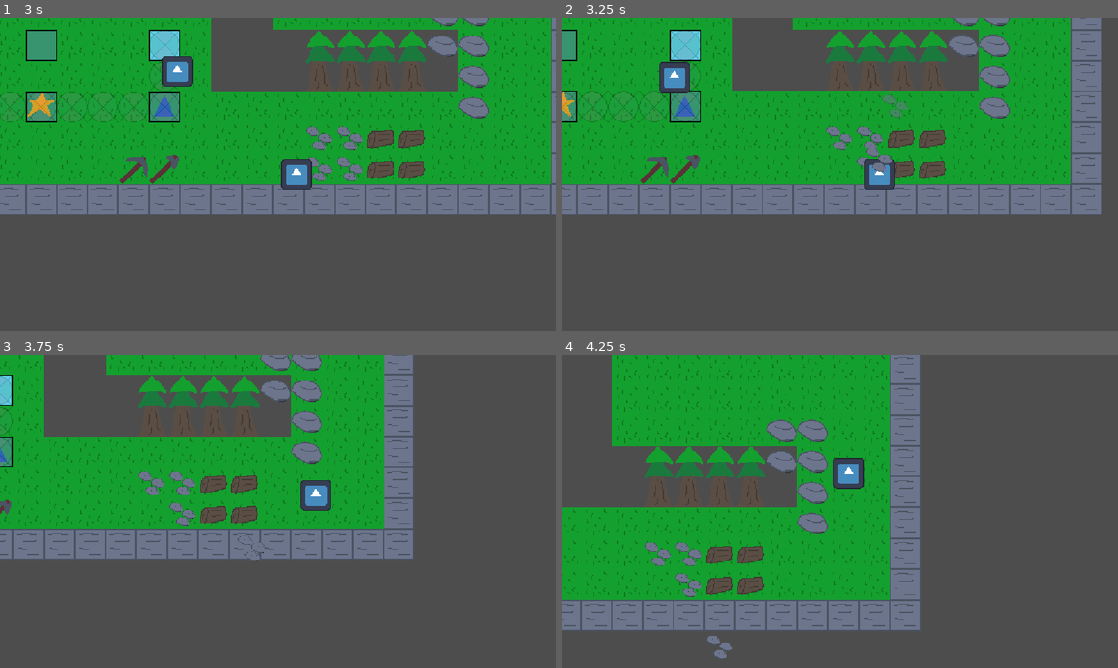
Above: before the commit, frames 1-4 (two rows, left to right).
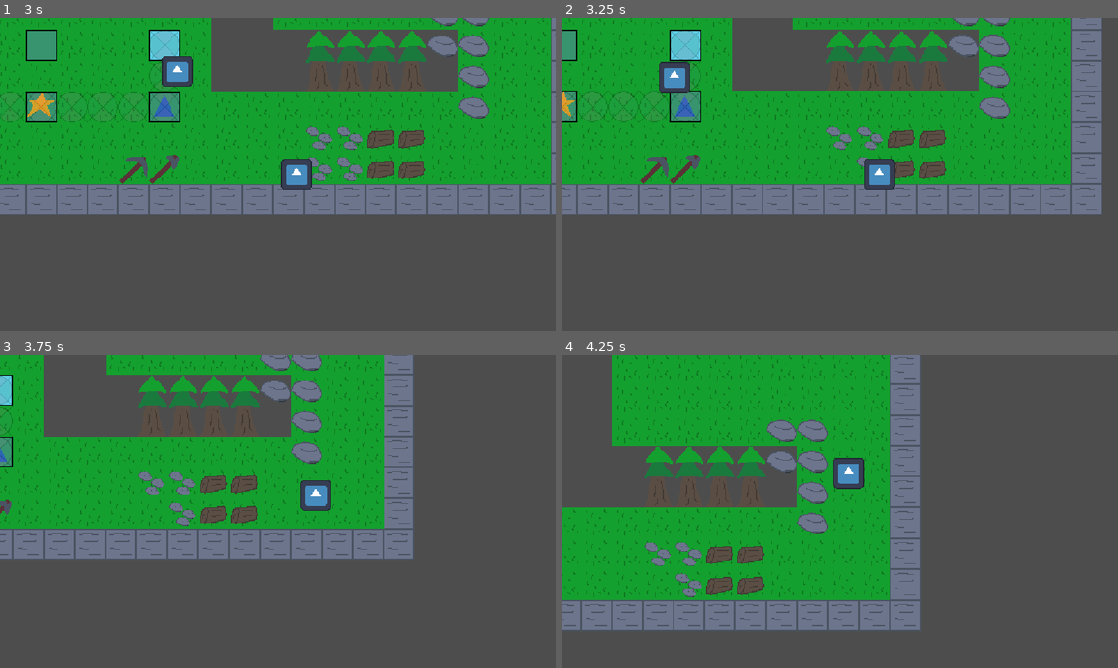
Above: after the commit, the same moments.

Repository: Deeeeelan/serious-game
Game: Godot game, scene res://scenes/title_screen.tscn
Two runs of this game, one before a commit and one after it. Both use one fixed random seed, a clock stepped at 60 frames per second and the inputs below. The engine's default icon, where the game draws it, is replaced by a stand-in: a white triangle on a blue panel in a dark square.
Inputs (mouse positions are in pixels of both pictures, inside the frame that each line leads up to):
- Up to frame 1 (3 s): click "Start" at 0.5 s; tap Enter at 1.25 s; move the mouse to (400, 158) at 1.27 s; hold D (right) 1.28-2.03 s; hold Q (drop) 1.28-2.03 s; click (400, 158) at 1.42 s; tap Space (interact) at 1.55, 2.1 s; move the mouse to (166, 190) at 2.02 s; hold S (down) 2.03-2.78 s; tap Q (drop) at 2.3 s; move the mouse to (333, 105) at 2.77 s; hold D (right) from 2.78 s (still down); hold Q (drop) from 2.78 s (still down)
- Up to frame 2 (3.25 s): keep holding D (right); keep holding Q (drop); tap Space (interact) at 3.05 s
- Up to frame 3 (3.75 s): move the mouse to (250, 574) at 3.52 s; release D (right) at 3.53 s; release Q (drop) at 3.53 s; hold W (up) from 3.53 s (still down); tap Space (interact) at 3.6 s; click (250, 574) at 3.67 s
- Up to frame 4 (4.25 s): keep holding W (up); tap Q (drop) at 3.8 s

Frame 1 is identical in both runs. In frame 2, 0.3% of the frame differs, in the area x 54-63%, y 24-50%; in frame 3, less than 0.1%; in frame 4, 0.1%.

Commit message:
Add resource collection

Diff:
--- a/project.godot
+++ b/project.godot
@@ -22,6 +22,7 @@
 [autoload]
 
 GameRecipes="*uid://chqhld841hk4g"
+GameStats="*uid://vwgmg8r4a6qb"
 
 [display]
 
--- a/scripts/player_movement.gd
+++ b/scripts/player_movement.gd
@@ -50,15 +50,21 @@
 # Attempt to carry the tile at pos
 func carry_at_pos(tm: TileMapLayer, pos: Vector2i):
 	if current_tm.get_cell_source_id(pos) != -1:
-		carrying = true
-		carrying_data = {
-			atcoords = current_tm.get_cell_atlas_coords(pos),
-			sid = current_tm.get_cell_source_id(pos),
-			altid = current_tm.get_cell_alternative_tile(pos)
-		}
-		var img = cell_pos_to_texture(tm, pos)
-		$Holding.texture = img
-		$Aim.texture = img
+		var altcoords = current_tm.get_cell_atlas_coords(pos)
+		if altcoords == Vector2i(1, 3):
+			GameStats.stone += 1
+		elif altcoords == Vector2i(1, 4):
+			GameStats.wood += 1
+		else:
+			carrying = true
+			carrying_data = {
+				atcoords = current_tm.get_cell_atlas_coords(pos),
+				sid = current_tm.get_cell_source_id(pos),
+				altid = current_tm.get_cell_alternative_tile(pos)
+			}
+			var img = cell_pos_to_texture(tm, pos)
+			$Holding.texture = img
+			$Aim.texture = img
 		tm.set_cell(pos, -1)
 
 # Assumes that all terrain will only have collidable objects
@@ -66,7 +72,6 @@
 	return add_tm.get_cell_source_id(pos) == -1  and terrain_tm.get_cell_source_id(pos) == -1
 
 func use_tool(tool: String, pos: Vector2i):
-	print(tool)
 	for dir in CARDINAL_2i_DIRS:
 		var new_pos = pos + dir
 		var altcoords = terrain_tm.get_cell_atlas_coords(new_pos)
--- /dev/null
+++ b/scripts/tiles/game_stats.gd
@@ -0,0 +1,8 @@
+extends Node
+
+var day: int = 1
+var time: int = 0
+
+var wood: int = 0
+var stone: int = 0
+var gold: int = 0
Not shown, added: scripts/tiles/game_stats.gd.uid
